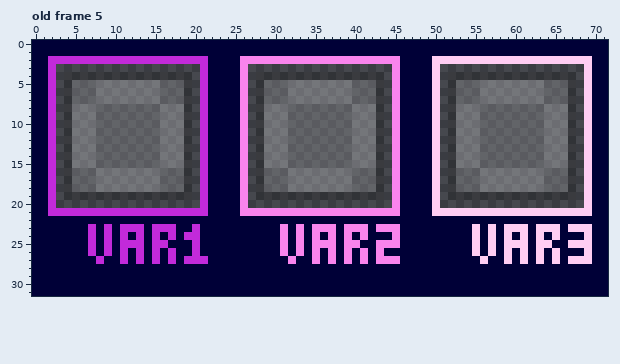
One commit to this pixel-art file: ExternalAssets/Walls.ase. The picture above was drawn from the file before the commit.
72x32 pixels, 6 frames. Shown: old frame 5.
Once edited:
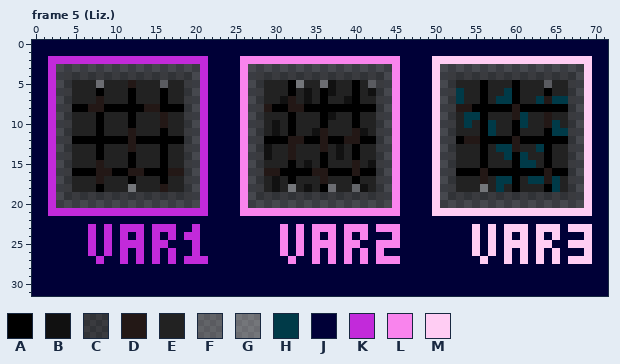
Palette (. is transparent): A #000000  B #111111  C #1c1c1c4a  D #231816  E #222222  F #a8a8a84a  G #e6e6e64a  H #003a48  J #000037  K #c22ada  L #f984ed  M #ffcdf3
A new or re-ordered frame is compared with the old frame closest to it.
From old to new:
frames 6 -> 7
--- frame 5 (Liz.) is new; against old frame 5, layer "> Export/Main"
@@ x 0..71 @@
  4 JJK.CCCCCCCCCCCCCCCC.KJJJJL.CCCCCCCCCCCCCCCC.LJJJJM.CCCCCCCCCCCCCCCC.MJJ
- 5 JJK.CFFFGGGGGGGGFFFC.KJJJJL.CFFFGGGGGGGGFFFC.LJJJJM.CFFFGGGGGGGGFFFC.MJJ
- 6 JJK.CFFFGGGGGGGGFFFC.KJJJJL.CFFFGGGGGGGGFFFC.LJJJJM.CFFFGGGGGGGGFFFC.MJJ
- 7 JJK.CFFFGGGGGGGGFFFC.KJJJJL.CFFFGGGGGGGGFFFC.LJJJJM.CFFFGGGGGGGGFFFC.MJJ
- 8 JJK.CGGGFFFFFFFFGGGC.KJJJJL.CGGGFFFFFFFFGGGC.LJJJJM.CGGGFFFFFFFFGGGC.MJJ
- 9 JJK.CGGGFFFFFFFFGGGC.KJJJJL.CGGGFFFFFFFFGGGC.LJJJJM.CGGGFFFFFFFFGGGC.MJJ
-10 JJK.CGGGFFFFFFFFGGGC.KJJJJL.CGGGFFFFFFFFGGGC.LJJJJM.CGGGFFFFFFFFGGGC.MJJ
-11 JJK.CGGGFFFFFFFFGGGC.KJJJJL.CGGGFFFFFFFFGGGC.LJJJJM.CGGGFFFFFFFFGGGC.MJJ
-12 JJK.CGGGFFFFFFFFGGGC.KJJJJL.CGGGFFFFFFFFGGGC.LJJJJM.CGGGFFFFFFFFGGGC.MJJ
-13 JJK.CGGGFFFFFFFFGGGC.KJJJJL.CGGGFFFFFFFFGGGC.LJJJJM.CGGGFFFFFFFFGGGC.MJJ
-14 JJK.CGGGFFFFFFFFGGGC.KJJJJL.CGGGFFFFFFFFGGGC.LJJJJM.CGGGFFFFFFFFGGGC.MJJ
-15 JJK.CGGGFFFFFFFFGGGC.KJJJJL.CGGGFFFFFFFFGGGC.LJJJJM.CGGGFFFFFFFFGGGC.MJJ
-16 JJK.CFFFGGGGGGGGFFFC.KJJJJL.CFFFGGGGGGGGFFFC.LJJJJM.CFFFGGGGGGGGFFFC.MJJ
-17 JJK.CFFFGGGGGGGGFFFC.KJJJJL.CFFFGGGGGGGGFFFC.LJJJJM.CFFFGGGGGGGGFFFC.MJJ
-18 JJK.CFFFGGGGGGGGFFFC.KJJJJL.CFFFGGGGGGGGFFFC.LJJJJM.CFFFGGGGGGGGFFFC.MJJ
+ 5 JJK.CEEEGEEEDEEEFEEC.KJJJJL.CEEEAGEEGBEEAEFC.LJJJJM.CEEEAEEEAEEEFEEC.MJJ
+ 6 JJK.CEEEAEEEAEEEAEEC.KJJJJL.CEEEAEBEABEEAEBC.LJJJJM.CHEEAEEHAEEEAEEC.MJJ
+ 7 JJK.CEEEDEEEAEEEAEEC.KJJJJL.CEEBDEBEAEEBAEEC.LJJJJM.CHEEAEHHAEEHDHHC.MJJ
+ 8 JJK.CAADDAAAAADDAAAC.KJJJJL.CDAADDAAAAAAAAAC.LJJJJM.CDDAAAAADAAAAAAC.MJJ
+ 9 JJK.CEEEAEEEAEEEDEEC.KJJJJL.CEEEAEEEABEEAEEC.LJJJJM.CEHHAEEEDHEEDEEC.MJJ
+10 JJK.CEEEAEEEAEEEDEEC.KJJJJL.CEBEAEEEAEEEAEEC.LJJJJM.CEHEAHEEAHEEDHEC.MJJ
+11 JJK.CEEEAEEEDEEEAEEC.KJJJJL.CEBEAEEBDEEEDBEC.LJJJJM.CEEEAHEEAEEEAHHC.MJJ
+12 JJK.CAAAAAAADAAAAAAC.KJJJJL.CAAADDAADAADDAAC.LJJJJM.CADDAAAADAAAAAAC.MJJ
+13 JJK.CEEEAEEEDEEEAEEC.KJJJJL.CBEEDEEEDEBEAEEC.LJJJJM.CEEEAEHHDEEHAEEC.MJJ
+14 JJK.CEEEAEEEAEEEAEEC.KJJJJL.CBEEDEEEAEBEAEEC.LJJJJM.CEEEAEEHAHEEAEEC.MJJ
+15 JJK.CEEEDEEEAEEEAEEC.KJJJJL.CEEEAEBEAEEEDEBC.LJJJJM.CEEEAEEEAHHEAEEC.MJJ
+16 JJK.CAAADDAADDAAADDC.KJJJJL.CDDAAAADDAAADAAC.LJJJJM.CAAADAAAAAAADAAC.MJJ
+17 JJK.CEEEDEEEAEEEAEEC.KJJJJL.CEBEAEEEDEEEAEEC.LJJJJM.CEEEDEHHAEHHDHEC.MJJ
+18 JJK.CEEEAEEEGEEEDEEC.KJJJJL.CEBEGEBEAGEEFBEC.LJJJJM.CEEEGEHEAEEEAHEC.MJJ
 19 JJK.CCCCCCCCCCCCCCCC.KJJJJL.CCCCCCCCCCCCCCCC.LJJJJM.CCCCCCCCCCCCCCCC.MJJ
Where, in picture pixels (left, top, right, bottom), the same in both pictures:
changed: (72, 80, 184, 192)
changed: (264, 80, 376, 192)
changed: (456, 80, 568, 192)
